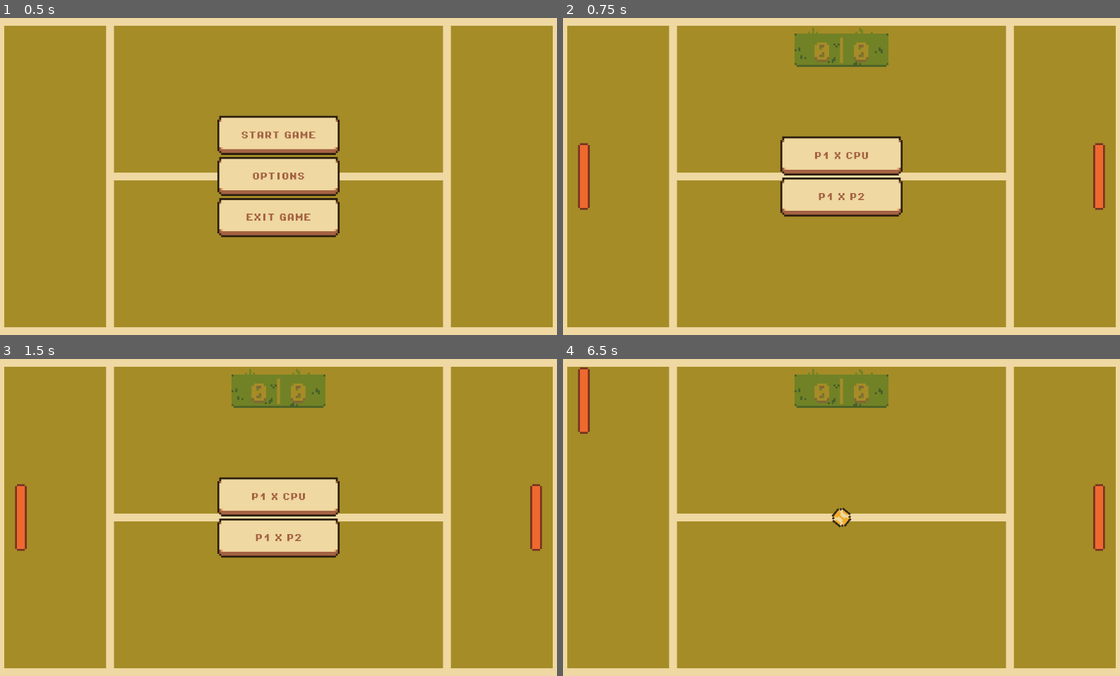
Above: before the commit, frames 1-4 (two rows, left to right).
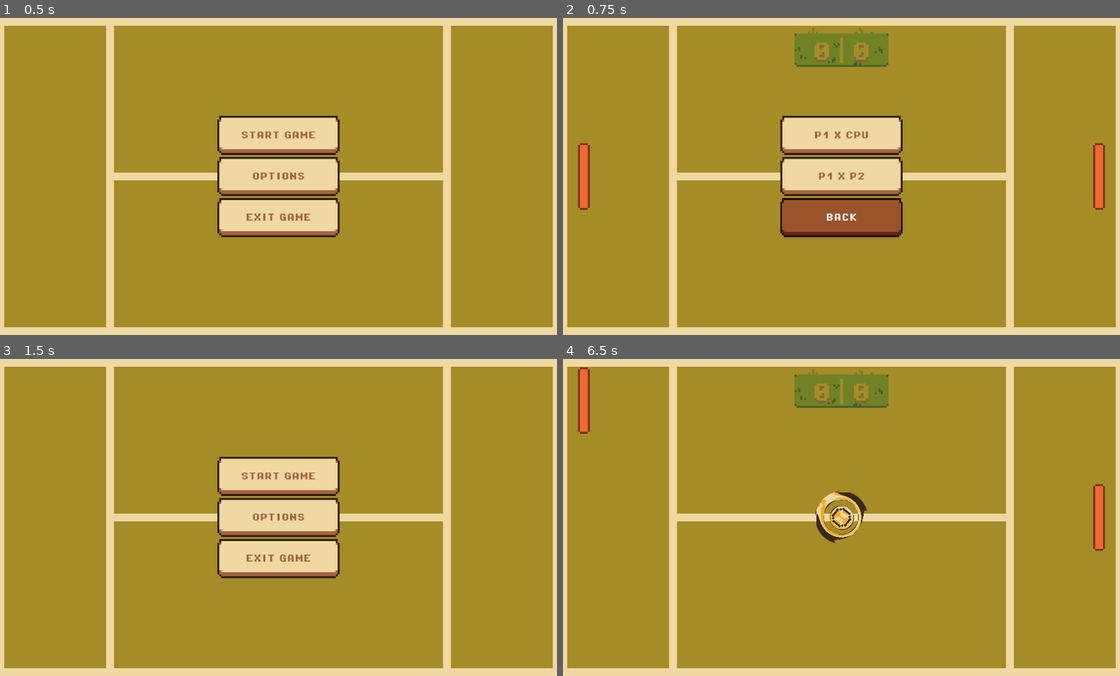
Above: after the commit, the same moments.

Repository: Fivarto/Pong-Git
Game: Godot game, scene res://Scenes/main_menu.tscn
Same seed, same stepped clock (60 frames per second), same inputs: the game is played once before the commit and once after it.
Inputs (mouse positions are in pixels of both pictures, inside the frame that each line leads up to):
- Up to frame 1 (0.5 s): no input
- Up to frame 2 (0.75 s): click "START GAME" at 0.5 s
- Up to frame 3 (1.5 s): click (278, 558) at 1.25 s, where only the run after the commit has a clickable "BACK"
- Up to frame 4 (6.5 s): click (841, 476) at 2 s, where only the run after the commit has a clickable "START GAME"; click "P1 X CPU" at 2.75 s; move the mouse to (964, 501) at 3.52 s; hold W (p1_move_up) 3.53-4.28 s; hold Z (p1_power_up) 3.53-4.28 s; move the mouse to (730, 533) at 4.27 s; hold S (p1_move_down) 4.28-5.03 s; tap Z (p1_power_up) at 4.35, 5.3 s; move the mouse to (897, 447) at 5.02 s; hold W (p1_move_up) 5.03-5.75 s; hold Down (p2_move_down) 5.03-5.75 s; click "RESTART" at 5.75 s

Frame 1 is identical in both runs. In frame 2, 6.2% of the frame differs, in the area x 39-61%, y 30-70%; in frame 3, 7.9%, in the area x 2-98%, y 3-70%; in frame 4, 0.7%.
Error before the commit: Cannot call method 'queue_free' on a null value. (res://Scripts/main.gd:106)

Commit message:
Poste Addeds e SlowMoZone Tweaks

Diff:
--- a/Scenes/Main.tscn
+++ b/Scenes/Main.tscn
@@ -6,12 +6,49 @@
 [ext_resource type="Script" path="res://Scripts/player_paddle.gd" id="3_d4p7e"]
 [ext_resource type="FontFile" uid="uid://drxorkkc4esh0" path="res://Assets/Fonts/PixelOperator8-Bold.ttf" id="4_dqlsp"]
 [ext_resource type="Script" path="res://Scripts/cpu.gd" id="5_06acu"]
+[ext_resource type="Texture2D" uid="uid://bs6tnp5cb21vo" path="res://Assets/button_pressed_sprite.png" id="9_f0rae"]
 [ext_resource type="Texture2D" uid="uid://dnw7soktnd5q8" path="res://Assets/score_board.png" id="10_nxx4l"]
 [ext_resource type="Texture2D" uid="uid://coswjkc2kxbwp" path="res://Assets/button_base_sprite.png" id="12_bv8n1"]
 
 [sub_resource type="RectangleShape2D" id="RectangleShape2D_57iq4"]
 size = Vector2(22, 138)
 
+[sub_resource type="Animation" id="Animation_mx3vp"]
+resource_name = "anim_grow"
+tracks/0/type = "value"
+tracks/0/imported = false
+tracks/0/enabled = true
+tracks/0/path = NodePath(".:scale")
+tracks/0/interp = 1
+tracks/0/loop_wrap = true
+tracks/0/keys = {
+"times": PackedFloat32Array(0, 1),
+"transitions": PackedFloat32Array(1, 1),
+"update": 0,
+"values": [Vector2(1, 1), Vector2(1, 2)]
+}
+
+[sub_resource type="Animation" id="Animation_7d6kp"]
+length = 0.001
+tracks/0/type = "value"
+tracks/0/imported = false
+tracks/0/enabled = true
+tracks/0/path = NodePath(".:scale")
+tracks/0/interp = 1
+tracks/0/loop_wrap = true
+tracks/0/keys = {
+"times": PackedFloat32Array(0),
+"transitions": PackedFloat32Array(1),
+"update": 0,
+"values": [Vector2(1, 1)]
+}
+
+[sub_resource type="AnimationLibrary" id="AnimationLibrary_v50t0"]
+_data = {
+"RESET": SubResource("Animation_7d6kp"),
+"anim_grow": SubResource("Animation_mx3vp")
+}
+
 [sub_resource type="RectangleShape2D" id="RectangleShape2D_xtukc"]
 size = Vector2(1152, 20)
 
@@ -32,6 +69,24 @@
 texture = ExtResource("12_bv8n1")
 
 [sub_resource type="StyleBoxTexture" id="StyleBoxTexture_yt3b0"]
+texture = ExtResource("12_bv8n1")
+texture_margin_left = 32.0
+texture_margin_top = 32.0
+texture_margin_right = 32.0
+texture_margin_bottom = 32.0
+
+[sub_resource type="StyleBoxTexture" id="StyleBoxTexture_gpwut"]
+texture = ExtResource("12_bv8n1")
+modulate_color = Color(0.647059, 0.384314, 0.262745, 1)
+
+[sub_resource type="StyleBoxTexture" id="StyleBoxTexture_xohp0"]
+texture = ExtResource("9_f0rae")
+texture_margin_left = 32.0
+texture_margin_top = 32.0
+texture_margin_right = 32.0
+texture_margin_bottom = 32.0
+
+[sub_resource type="StyleBoxTexture" id="StyleBoxTexture_8p6e2"]
 texture = ExtResource("12_bv8n1")
 texture_margin_left = 32.0
 texture_margin_top = 32.0
@@ -53,6 +108,11 @@
 
 [node name="CollisionShape2D" type="CollisionShape2D" parent="Player-Paddle"]
 shape = SubResource("RectangleShape2D_57iq4")
+
+[node name="AnimationPlayer" type="AnimationPlayer" parent="Player-Paddle"]
+libraries = {
+"": SubResource("AnimationLibrary_v50t0")
+}
 
 [node name="CPU" type="StaticBody2D" parent="."]
 position = Vector2(1102, 324)
@@ -225,6 +285,15 @@
 text = "P1 X P2"
 metadata/_edit_group_ = true
 
+[node name="button_gameMode_back" type="Button" parent="canvas_gameMode/VBoxContainer"]
+layout_mode = 2
+theme_override_colors/font_color = Color(0.670588, 0.427451, 0.313726, 1)
+theme_override_fonts/font = ExtResource("4_dqlsp")
+theme_override_styles/hover = SubResource("StyleBoxTexture_gpwut")
+theme_override_styles/pressed = SubResource("StyleBoxTexture_xohp0")
+theme_override_styles/normal = SubResource("StyleBoxTexture_8p6e2")
+text = "BACK"
+
 [node name="Balltimer" type="Timer" parent="."]
 one_shot = true
 
@@ -237,5 +306,6 @@
 [connection signal="pressed" from="canvas_win_screen/VBoxContainer/button_backToMenu" to="." method="_on_button_back_to_menu_pressed"]
 [connection signal="pressed" from="canvas_gameMode/VBoxContainer/button_playerXcpu" to="." method="_on_button_player_xcpu_pressed"]
 [connection signal="pressed" from="canvas_gameMode/VBoxContainer/button_playerXplayer" to="." method="_on_button_player_xplayer_pressed"]
+[connection signal="pressed" from="canvas_gameMode/VBoxContainer/button_gameMode_back" to="." method="_on_button_pressed"]
 [connection signal="timeout" from="Balltimer" to="." method="_on_balltimer_timeout"]
 [connection signal="timeout" from="SlowZoneTimer" to="." method="_on_slow_zone_timer_timeout"]
--- a/Scenes/ball.tscn
+++ b/Scenes/ball.tscn
@@ -35,6 +35,7 @@
 texture = ExtResource("3_0ain1")
 
 [node name="collision_2d_ball" type="CollisionShape2D" parent="."]
+visible = false
 shape = SubResource("CircleShape2D_i5eoq")
 
 [node name="AudioStreamPlayer" type="AudioStreamPlayer" parent="."]
--- /dev/null
+++ b/Scenes/poste.tscn
@@ -0,0 +1,15 @@
+[gd_scene load_steps=3 format=3 uid="uid://fn32ef6564gx"]
+
+[ext_resource type="Texture2D" uid="uid://ibk7l56g67bx" path="res://Assets/Ball.png" id="1_oxkoy"]
+
+[sub_resource type="CircleShape2D" id="CircleShape2D_hcwcf"]
+radius = 20.0
+
+[node name="Poste" type="StaticBody2D"]
+position = Vector2(389, 161)
+
+[node name="CollisionShape2D" type="CollisionShape2D" parent="."]
+shape = SubResource("CircleShape2D_hcwcf")
+
+[node name="Sprite2D" type="Sprite2D" parent="."]
+texture = ExtResource("1_oxkoy")
--- a/Scenes/slown_zone.tscn
+++ b/Scenes/slown_zone.tscn
@@ -7,11 +7,11 @@
 [sub_resource type="CircleShape2D" id="CircleShape2D_w32xq"]
 radius = 56.0089
 
-[sub_resource type="ShaderMaterial" id="ShaderMaterial_33ueq"]
+[sub_resource type="ShaderMaterial" id="ShaderMaterial_8vr6j"]
 shader = ExtResource("2_8n2x8")
-shader_parameter/color = Vector4(0, 0, 0, 0.5)
+shader_parameter/color = Vector4(1, 1, 1, 1)
 shader_parameter/amplitude = 1.0
-shader_parameter/speed = 5.0
+shader_parameter/speed = 1.0
 shader_parameter/radius = 0.4
 
 [node name="SlowMoZone" type="Area2D"]
@@ -22,8 +22,8 @@
 disabled = true
 
 [node name="Sprite2D" type="Sprite2D" parent="."]
-material = SubResource("ShaderMaterial_33ueq")
-scale = Vector2(3.83333, 3.83333)
+material = SubResource("ShaderMaterial_8vr6j")
+scale = Vector2(3.68, 3.68)
 texture = ExtResource("3_3c41c")
 
 [connection signal="body_entered" from="." to="." method="_on_body_entered"]
--- a/Scripts/main.gd
+++ b/Scripts/main.gd
@@ -101,9 +101,10 @@
 	$canvas_win_screen.visible = false
 	$Balltimer.start()
 
-	$SlowZoneTimer.start()
+	# $SlowZoneTimer.start()
 
-	get_node("SlowMoZone").queue_free()
+	if get_node("SlowMoZone"):
+		get_node("SlowMoZone").queue_free()
 
 
 func _on_slow_zone_timer_timeout():
@@ -112,3 +113,8 @@
 	var instancia_slow_mo = slowMo_scene.instantiate()
 	instancia_slow_mo.position = Vector2(get_viewport().size.x / 2, get_viewport().size.y / 2 )
 	add_child(instancia_slow_mo)
+
+
+func _on_button_pressed() -> void:
+
+	get_tree().change_scene_to_file("res://Scenes/main_menu.tscn")
--- a/Scripts/player_paddle.gd
+++ b/Scripts/player_paddle.gd
@@ -19,4 +19,7 @@
 	elif Input.is_action_pressed("p1_move_down"):
 		position.y += get_parent().PADDLE_SPEED * delta
 
+	#if Input.is_action_just_pressed("p1_power_up"):
+	#	pass
+
 	position.y = clamp(position.y, paddle_height / 2, win_height - paddle_height / 2)
--- a/Scripts/slown_zone.gd
+++ b/Scripts/slown_zone.gd
@@ -7,6 +7,7 @@
 func _ready():
 
 	old_speed = 500
+	$CollisionShape2D.disabled = false
 
 func reset_slow_zone():
 
Binary file changed: Assets/SpritesBase.aseprite
Binary file added: Assets/poste_spriteSheet.png
Not shown, added: Assets/poste_spriteSheet.png.import
Not shown: 1 places in Scenes/Main.tscn that only renumber resources
